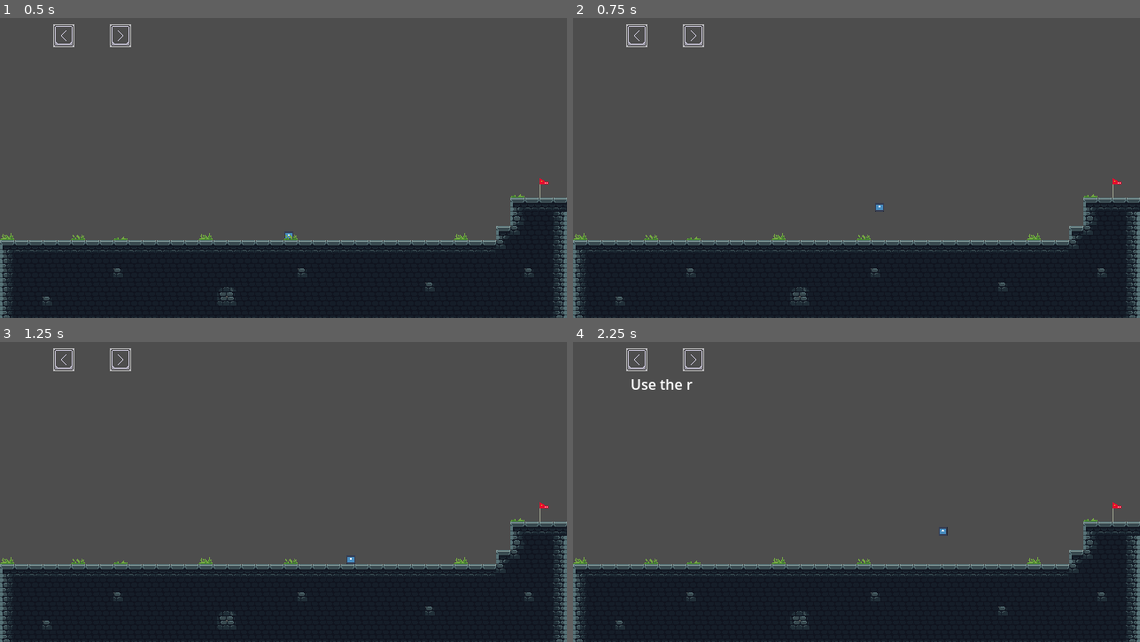
Above: before the commit, frames 1-4 (two rows, left to right).
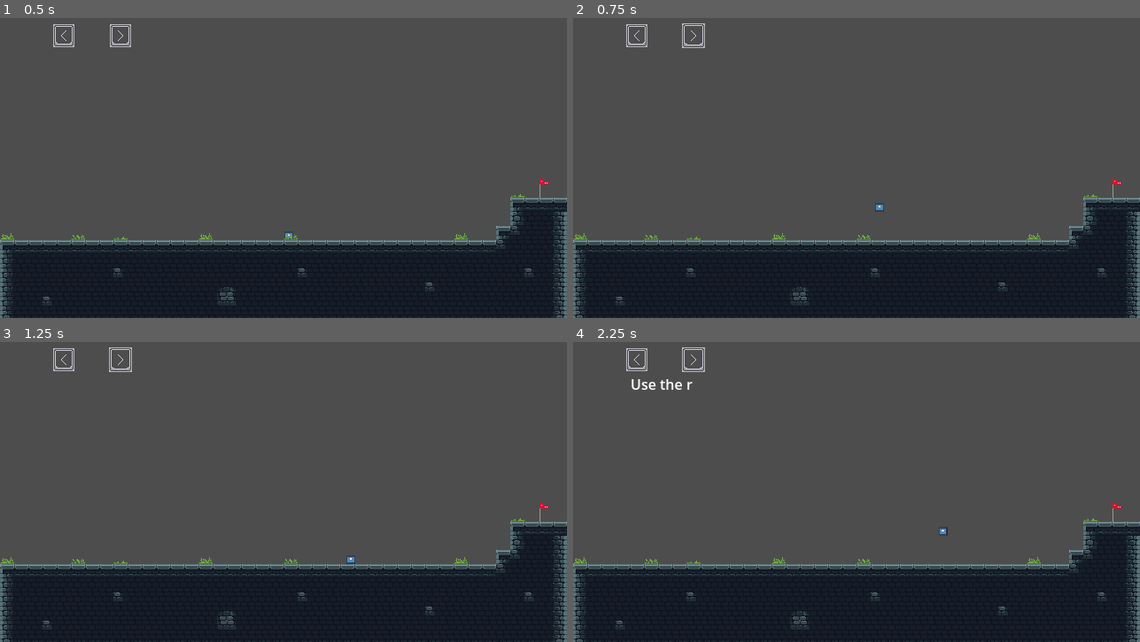
Above: after the commit, the same moments.

Repository: Robocraft999/ScalesToScale
Game: Godot game, scene res://scenes/levels/tutorial_0.tscn
Two runs of this game, one before a commit and one after it. Both use one fixed random seed, a clock stepped at 60 frames per second and the inputs below. This scene is started directly instead of the project's main scene. The engine's default icon, where the game draws it, is replaced by a stand-in: a white triangle on a blue panel in a dark square.
Inputs (mouse positions are in pixels of both pictures, inside the frame that each line leads up to):
- Up to frame 1 (0.5 s): no input
- Up to frame 2 (0.75 s): tap Enter (ui_accept) at 0.5 s; move the mouse to (981, 144) at 0.52 s; hold D (move_right) from 0.53 s (still down); hold Up (jump) from 0.53 s (still down); click (981, 144) at 0.67 s
- Up to frame 3 (1.25 s): keep holding D (move_right); keep holding Up (jump)
- Up to frame 4 (2.25 s): release D (move_right) at 1.25 s; release Up (jump) at 1.25 s; tap Enter (ui_accept) at 1.25 s; drag from (743, 498) to (828, 546) at 1.27 s; move the mouse to (913, 414) at 2.02 s; hold D (move_right) from 2.03 s (still down); hold Up (jump) from 2.03 s (still down); tap Mouse wheel down (mouse_wheel_down) at 2.1 s

Frame 1 is identical in both runs. In frame 2, 0.2% of the frame differs, in the area x 19-24%, y 1-11%; in frame 3, 0.2%; in frame 4, 0.2%.

Commit message:
Fixed stupid typo bug

Diff:
--- a/project.godot
+++ b/project.godot
@@ -19,6 +19,7 @@
 
 OptionsManager="*res://scripts/options_manager.gd"
 PhantomCameraManager="*res://addons/phantom_camera/scripts/managers/phantom_camera_manager.gd"
+ProgressStore="*res://scripts/progress.gd"
 
 [display]
 
--- a/scenes/levels/tutorial_0.tscn
+++ b/scenes/levels/tutorial_0.tscn
@@ -1,5 +1,6 @@
-[gd_scene load_steps=12 format=4 uid="uid://bpn1x8cdvpmgd"]
+[gd_scene load_steps=13 format=4 uid="uid://bpn1x8cdvpmgd"]
 
+[ext_resource type="Script" path="res://scripts/levels/tutorial_0.gd" id="1_m43d6"]
 [ext_resource type="TileSet" uid="uid://p75osdbfaruv" path="res://resources/test_tile_set.tres" id="1_sjhpa"]
 [ext_resource type="PackedScene" uid="uid://bnt67b4wf47qu" path="res://scenes/objects/player.tscn" id="2_0echh"]
 [ext_resource type="Texture2D" uid="uid://53ne81gplau0" path="res://sprites/dragon_flag.png" id="3_aw1e5"]
@@ -73,6 +74,7 @@
 }
 
 [node name="Tutorial0" type="Node2D"]
+script = ExtResource("1_m43d6")
 
 [node name="DragonFlag" type="StaticBody2D" parent="."]
 position = Vector2(608, 213)
--- a/scripts/animated_keycap.gd
+++ b/scripts/animated_keycap.gd
@@ -5,7 +5,7 @@
 
 var is_active := false
 
-func _procedwadasdss(_delta: float) -> void:
+func _process(_delta: float) -> void:
 	if Input.is_action_pressed(watched_action_name) and not is_active:
 		var growth_tween = create_tween().bind_node(self)
 		growth_tween.tween_property(self, "scale", Vector2(1.07, 1.07), 0.2)
--- /dev/null
+++ b/scripts/levels/tutorial_0.gd
@@ -0,0 +1,5 @@
+extends Node2D
+
+# Called every frame. 'delta' is the elapsed time since the previous frame.
+func _process(delta: float) -> void:
+	$UpKeyCap.visible = ProgressStore.jump_enabled
--- /dev/null
+++ b/scripts/progress.gd
@@ -0,0 +1,3 @@
+extends Node
+
+var jump_enabled := false
